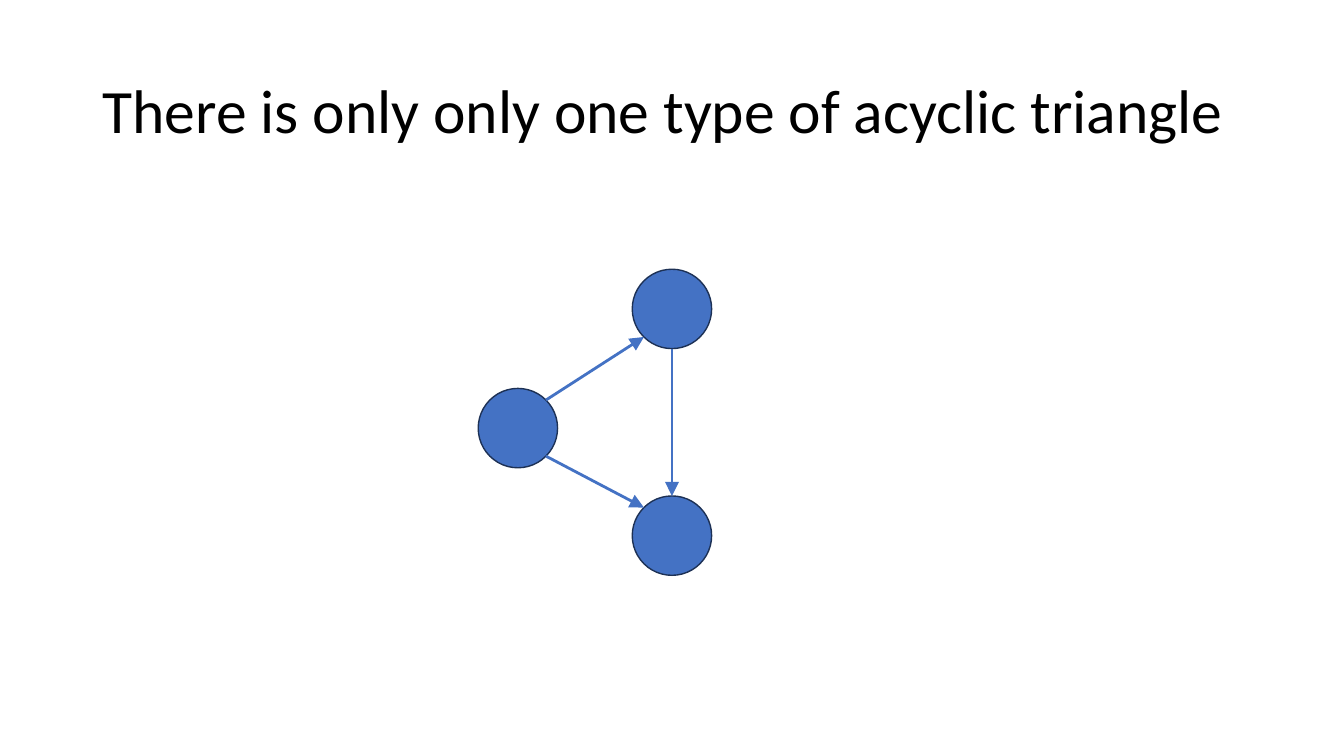
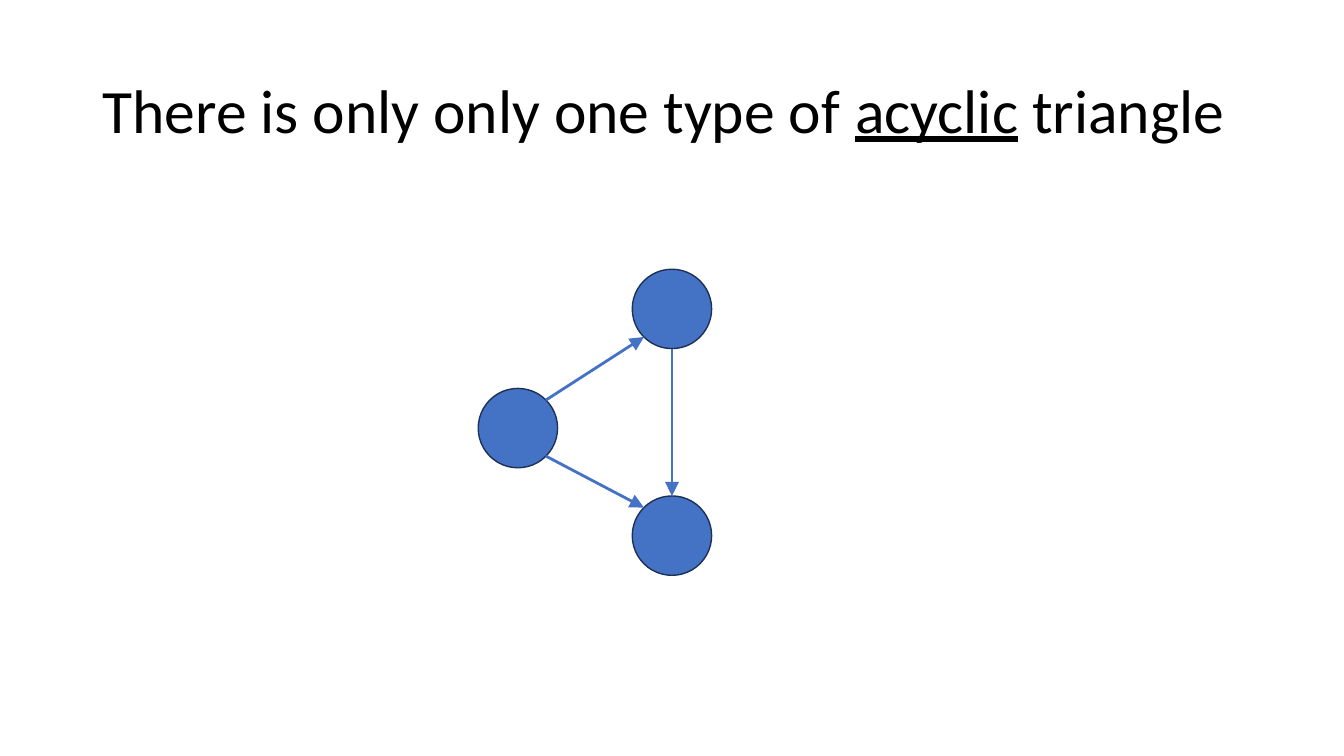
Before and after one commit to samwindels/gradco, a slide deck: slide 28 of presentation.pptx (slide 30 before the commit). Drawn at 1344x756 pixels with LibreOffice and Linux fonts; fonts in the diff are those of the drawing. Boxes give left, top, right and bottom in pixels: in the first picture for what was removed or moved away, otherwise in the second. Text is boxed around its words. In the diff, an @@ line names an element or a change of style, - is before the commit and + after.

```diff
--- a/presentation.pptx
+++ b/presentation.pptx
@@ title "There is only only one ..." at (102,90,1224,144): underline on in "acyclic" @@
```
Also in this commit, not shown: 23 other slides changed, 2 slides added.
